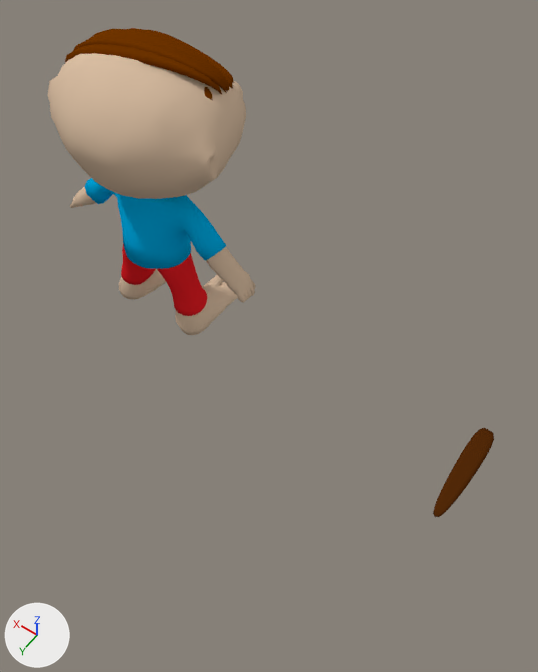
Before and after pictures for a commit that changed the Blender file TestFunko/Assets/Models/WorkingFolder/NORMALBOY.blend.
One viewpoint serves both versions: a 50 mm camera at (-4.91, 4.66, 7.65) aimed at (-2.14, 0.78, 1.56). The axes (+X, +Y, +Z) are drawn at lower left. The lights are the same throughout.

Names of what the first picture shows: 'BezierCurve', 'Body', 'HairStrand.001', 'PANTS', 'Shirt'.
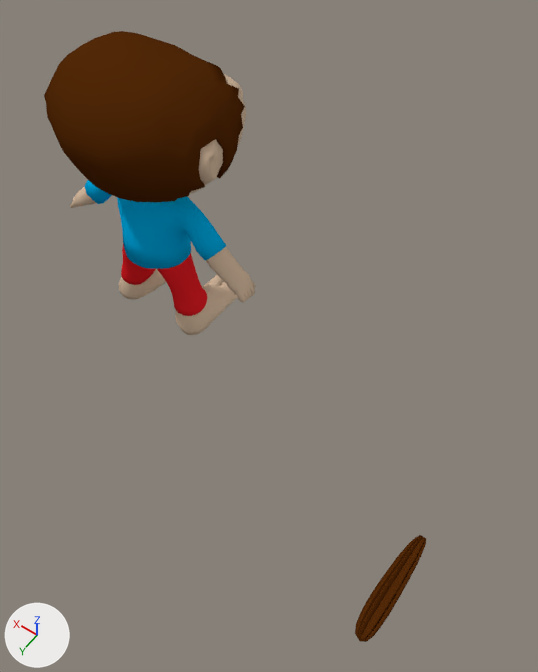
Boxes (x1, y1, x2, y2) around the edits, measured in the pictures (538 x 672 px):
'Body', reshaped: before (48, 28, 255, 335); after (49, 74, 255, 335)
'hAIR', added (brown): after (44, 31, 245, 202)
'BezierCurve', reshaped, turned: before (433, 428, 494, 517); after (355, 535, 426, 642)
'HairStrand.001', deleted: before (204, 87, 213, 100)
part 1 of me_plane_001, deleted (brown): before (65, 44, 222, 95)
part 2 of me_plane_001, deleted (brown): before (73, 38, 227, 93)
part 3 of me_plane_001, deleted: before (218, 68, 233, 88)
part 4 of me_plane_001, deleted (brown): before (89, 29, 228, 92)
part 5 of me_plane_001, deleted: before (130, 28, 191, 49)
part 6 of me_plane_001, cut back (brown): before (139, 30, 234, 90)

What changed in the scene script:
```text
Change me_plane_001:
    used by ob_body; location = (0.0, 0.0, 0.0); rotation_euler = (1.571, 0.0, 0.0), in degrees (90, 0, 0)
    remove me_plane_001.from_pydata(...)  # 5860 vertices, 6116 faces; spans x -1.43..1.43, y 0.0..3.7, z -0.86..0.87
    add me_plane_001.from_pydata(...)  # 2150 vertices, 2084 faces; spans x -1.43..1.43, y 0.0..3.65, z -0.86..0.87
    me_plane_001 part 1: the loose piece of 530 vertices spanning x -0.82..1.07, y 2.96..3.68, z -0.18..0.3 is deleted
    me_plane_001 part 2: the loose piece of 530 vertices spanning x -0.82..1.09, y 3.0..3.7, z -0.05..0.37 is deleted
    me_plane_001 part 3: the loose piece of 530 vertices spanning x -0.79..0.94, y 3.02..3.46, z 0.36..0.61 is deleted
    me_plane_001 part 4: the loose piece of 530 vertices spanning x -0.81..1.04, y 2.84..3.69, z -0.02..0.43 is deleted
    me_plane_001 part 5: the loose piece of 530 vertices spanning x -0.73..1.0, y 2.88..3.56, z 0.25..0.52 is deleted
    me_plane_001 part 6: 1 vertex moved within x -0.48, y 3.44, z 0.42; 1060 vertices removed from x -0.81..0.98, y 2.97..3.6, z 0.14..0.77
    remove me_plane_001.materials.append(mat_material)  # brown #6e3400
Add me_plane_002:
    me_plane_002.from_pydata(...)  # 766 vertices, 764 faces; spans x -1.09..1.09, y 2.21..3.68, z -0.9..0.68
    me_plane_002.polygons.foreach_set('use_smooth', [True] * 764)
    me_plane_002.materials.append(mat_hair)  # brown #532a09
Change cu_hairstrand_000:
    where _sp = cu_hairstrand_000.splines.new('BEZIER'); _sp.bezier_points.add(1)
    remove _sp.bezier_points.foreach_set('co', [0.223, 0.0111, 0.0, 1.545, 0.0111, 0.0])
    remove _sp.bezier_points.foreach_set('handle_left', [0.254, 0.0111, 0.0, 1.551, 0.0111, 0.0])
    remove _sp.bezier_points.foreach_set('handle_right', [0.182, 0.0111, 0.0, 1.541, 0.0111, 0.0])
    add _sp.bezier_points.foreach_set('co', [0.0557, 0.00223, 0.0, 1.378, 0.00223, 0.0])
    add _sp.bezier_points.foreach_set('handle_left', [0.0866, 0.00223, 0.0, 1.384, 0.00223, 0.0])
    add _sp.bezier_points.foreach_set('handle_right', [0.0149, 0.00223, 0.0, 1.373, 0.00223, 0.0])
Remove ob_hairstrand_001:
    ob_hairstrand_001 = bpy.data.objects.new('HairStrand.001', me_mesh_010)
    ob_hairstrand_001.location = (-0.82, -0.13, 3.35)
    ob_hairstrand_001.rotation_euler = (0.0, 0.0, 1.571)  # degrees (0, 0, 90)
Change ob_beziercurve:
    ob_beziercurve.rotation_euler: (0.0, 0.0, -1.571) -> (0.0, 0.0, 1.571)  # degrees (0, 0, -90) -> degrees (0, 0, 90)
Add ob_hair:
    ob_hair = bpy.data.objects.new('hAIR', me_plane_002)
    ob_hair.location = (0.0, 0.0, 0.0)
    ob_hair.rotation_euler = (1.571, 0.0, 0.0)  # degrees (90, 0, 0)
```
